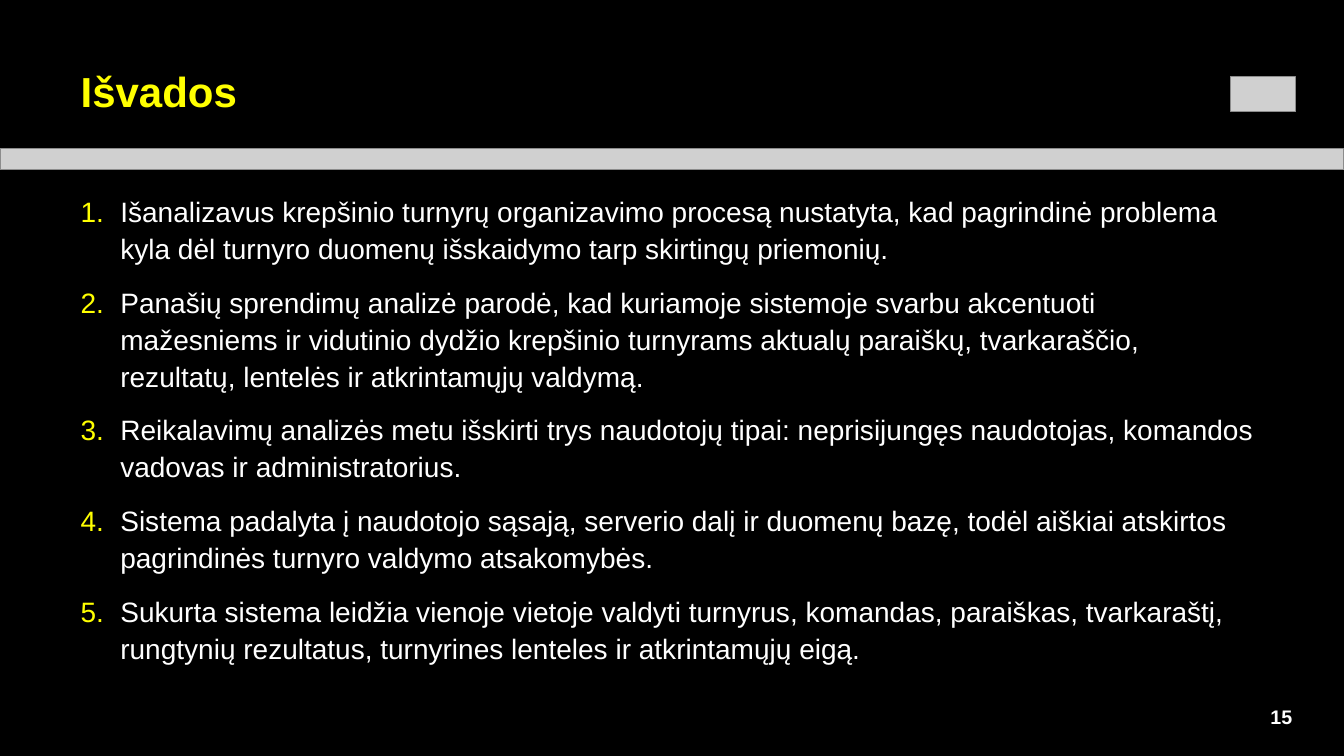
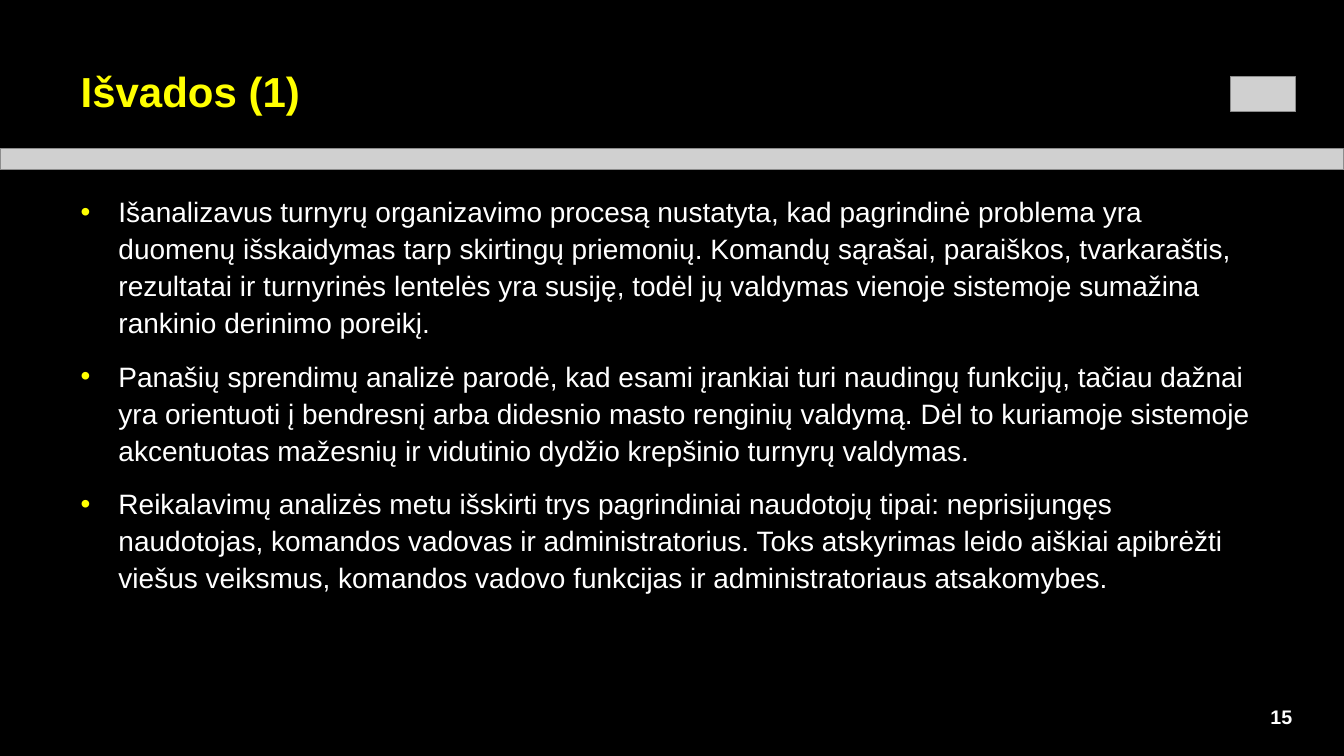
Before and after one commit to kalbaca12/Tournament, a slide deck: slide 15 of SKAIDRES_bendros_sablonas-LT_Arial_su_projekto_skaidremis_v3.pptx. Drawn at 1344x756 pixels with LibreOffice and Linux fonts; fonts in the diff are those of the drawing; grey boxes stand for pictures. Boxes give left, top, right and bottom in pixels: in the first picture for what was removed or moved away, otherwise in the second. Text is boxed around its words. In the diff, an @@ line names an element or a change of style, - is before the commit and + after.

Commit message:
slides

```diff
--- a/SKAIDRES_bendros_sablonas-LT_Arial_su_projekto_skaidremis_v3.pptx
+++ b/SKAIDRES_bendros_sablonas-LT_Arial_su_projekto_skaidremis_v3.pptx
@@ text at (81, 75, 300, 115): text changed @@
-Išvados
+Išvados (1)
@@ text at (118, 201, 1249, 593): text changed @@
-1. Išanalizavus krepšinio turnyrų organizavimo procesą nustatyta, kad pagrindinė problema kyla dėl turnyro duomenų išskaidymo tarp skirtingų priemonių.
-2. Panašių sprendimų analizė parodė, kad kuriamoje sistemoje svarbu akcentuoti mažesniems ir vidutinio dydžio krepšinio turnyrams aktualų paraiškų, tvarkaraščio, rezultatų, lentelės ir atkrintamųjų valdymą.
-3. Reikalavimų analizės metu išskirti trys naudotojų tipai: neprisijungęs naudotojas, komandos vadovas ir administratorius.
-4. Sistema padalyta į naudotojo sąsają, serverio dalį ir duomenų bazę, todėl aiškiai atskirtos pagrindinės turnyro valdymo atsakomybės.
-5. Sukurta sistema leidžia vienoje vietoje valdyti turnyrus, komandas, paraiškas, tvarkaraštį, rungtynių rezultatus, turnyrines lenteles ir atkrintamųjų eigą.
+• Išanalizavus turnyrų organizavimo procesą nustatyta, kad pagrindinė problema yra duomenų išskaidymas tarp skirtingų priemonių. Komandų sąrašai, paraiškos, tvarkaraštis, rezultatai ir turnyrinės lentelės yra susiję, todėl jų valdymas vienoje sistemoje sumažina rankinio derinimo poreikį.
+• Panašių sprendimų analizė parodė, kad esami įrankiai turi naudingų funkcijų, tačiau dažnai yra orientuoti į bendresnį arba didesnio masto renginių valdymą. Dėl to kuriamoje sistemoje akcentuotas mažesnių ir vidutinio dydžio krepšinio turnyrų valdymas.
+• Reikalavimų analizės metu išskirti trys pagrindiniai naudotojų tipai: neprisijungęs naudotojas, komandos vadovas ir administratorius. Toks atskyrimas leido aiškiai apibrėžti viešus veiksmus, komandos vadovo funkcijas ir administratoriaus atsakomybes.
```
Also in this commit, not shown: 4 other slides changed, 1 slide added.
